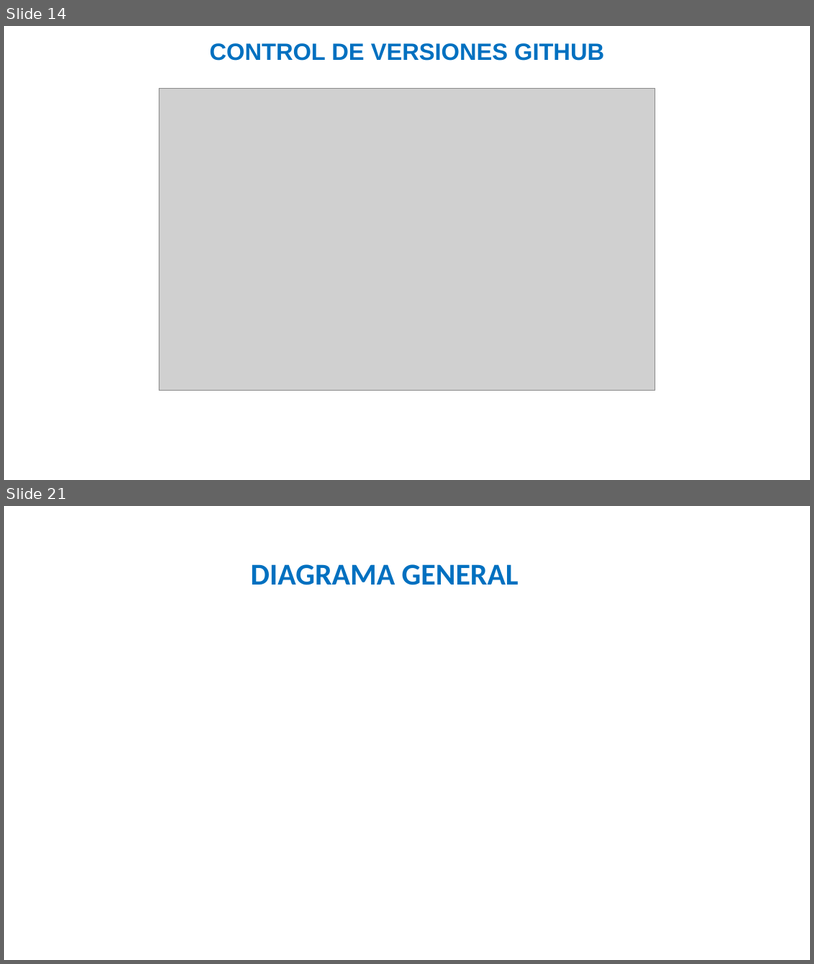
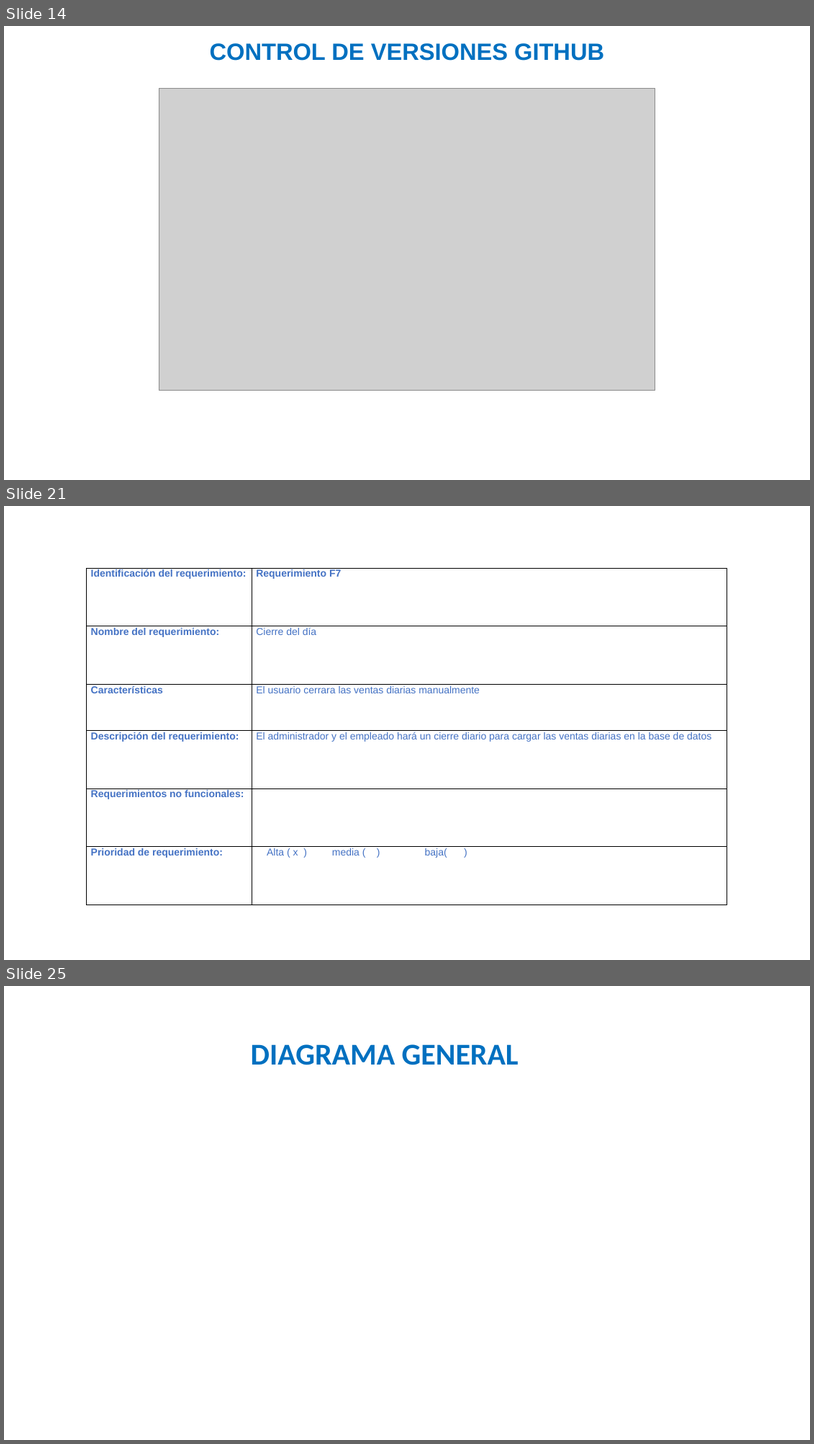
Before and after one commit to julianforero19/PROYECTO_QAM, a slide deck: PLANTILLA_PRESENTACION_AVANCES_PROYECTO_.pptx. Shown one above the other, each under a label of ours: slides 14 and 21 before the commit, slides 14, 21 and 25 after it; the slides between them are not shown. The pictures are 814x964 and 814x1444 pixels, drawn with LibreOffice and Linux fonts; fonts in the diff are those of the drawing; grey boxes stand for pictures; background and template pictures are left out. Boxes give left, top, right and bottom in pixels: in the first picture for what was removed or moved away, otherwise in the second. Text is boxed around its words. In the diff, an @@ line names an element or a change of style, - is before the commit and + after.

```diff
--- a/PLANTILLA_PRESENTACION_AVANCES_PROYECTO_.pptx
+++ b/PLANTILLA_PRESENTACION_AVANCES_PROYECTO_.pptx
@@ slide 21 added at (4, 506, 810, 960), background picture (left out) @@
@@ table added at (86, 568, 728, 904), 6 rows, 2 columns @@
+Identificación del requerimiento: | Requerimiento F7
+Nombre del requerimiento: | Cierre del día
+Características | El usuario cerrara las ventas diarias manualmente
+Descripción del requerimiento: | El administrador y el empleado hará un cierre diario para cargar las ventas diarias en la base de datos
+Requerimientos no funcionales: | 
+Prioridad de requerimiento: | Alta ( x ) media ( ) baja( )
@@ what was slide 21 is now slide 25 @@
```
Also in this commit, not shown: 2 slides changed, 7 other slides added, 4 slides removed, 1 other file.
